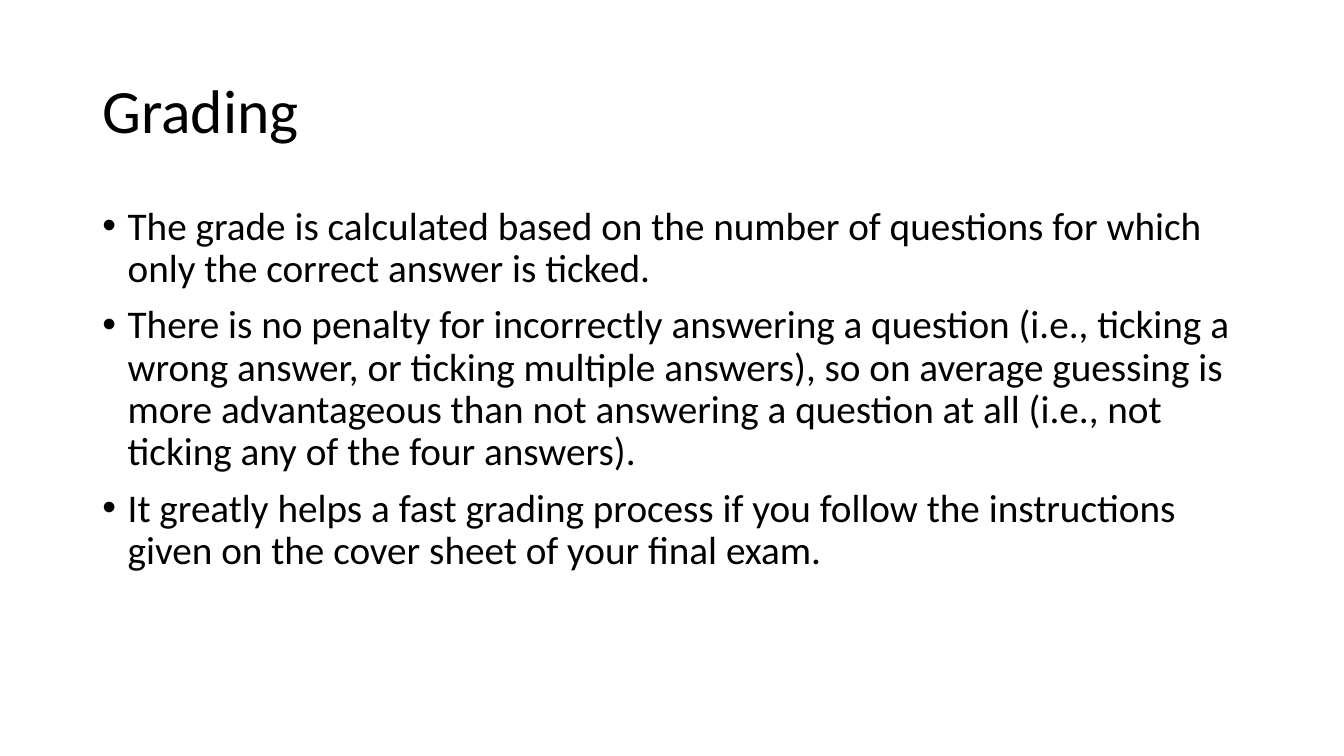
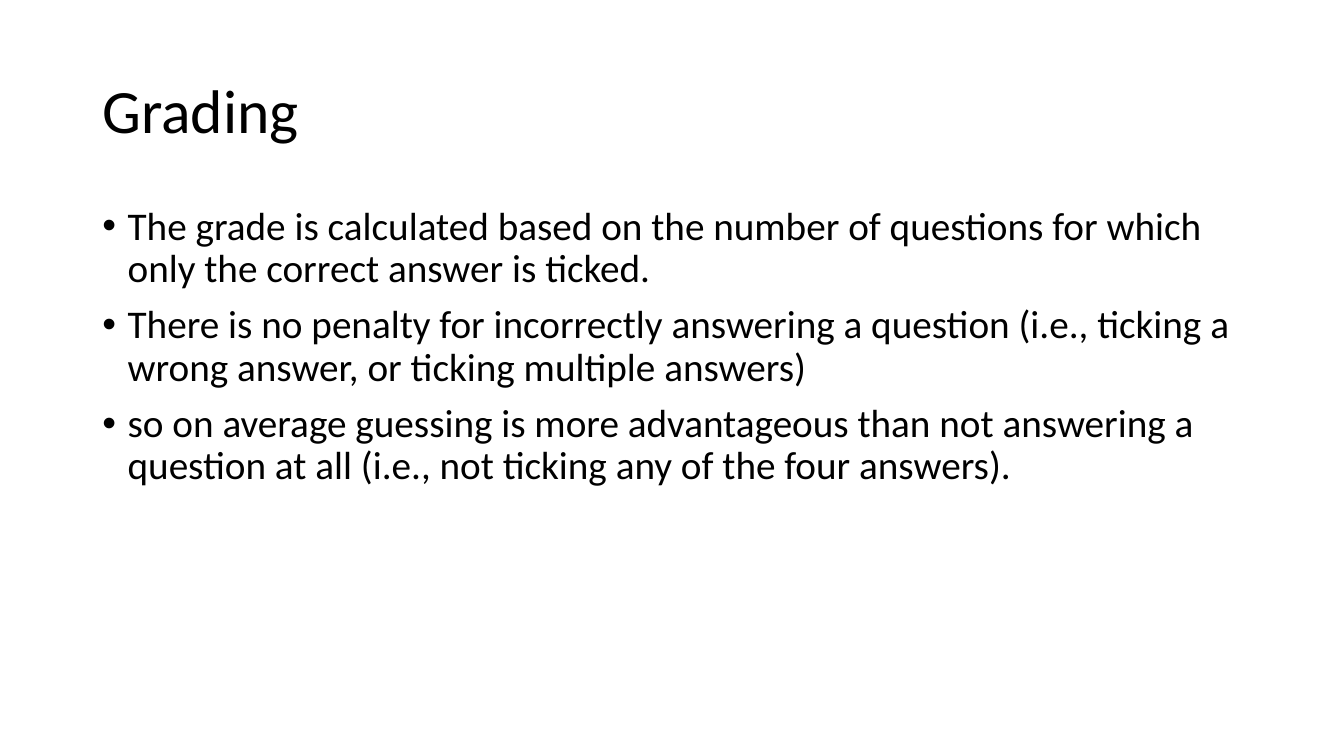
Before and after one commit to LSIR/AICC-I, a slide deck: slide 13 of Lectures/Week 0/0. General Information.pptx (slide 12 before the commit). Drawn at 1344x756 pixels with LibreOffice and Linux fonts; fonts in the diff are those of the drawing. Boxes give left, top, right and bottom in pixels: in the first picture for what was removed or moved away, otherwise in the second. Text is boxed around its words. In the diff, an @@ line names an element or a change of style, - is before the commit and + after.

```diff
--- a/Lectures/Week 0/0. General Information.pptx
+++ b/Lectures/Week 0/0. General Information.pptx
@@ text at box(128, 309, 1229, 486): text changed @@
-• There is no penalty for incorrectly answering a question (i.e., ticking a wrong answer, or ticking multiple answers), so on average guessing is more advantageous than not answering a question at all (i.e., not ticking any of the four answers).
-• It greatly helps a fast grading process if you follow the instructions given on the cover sheet of your final exam.
+• There is no penalty for incorrectly answering a question (i.e., ticking a wrong answer, or ticking multiple answers)
+• so on average guessing is more advantageous than not answering a question at all (i.e., not ticking any of the four answers).
```
Also in this commit, not shown: 2 other slides changed, 1 slide added, 3 other files.
